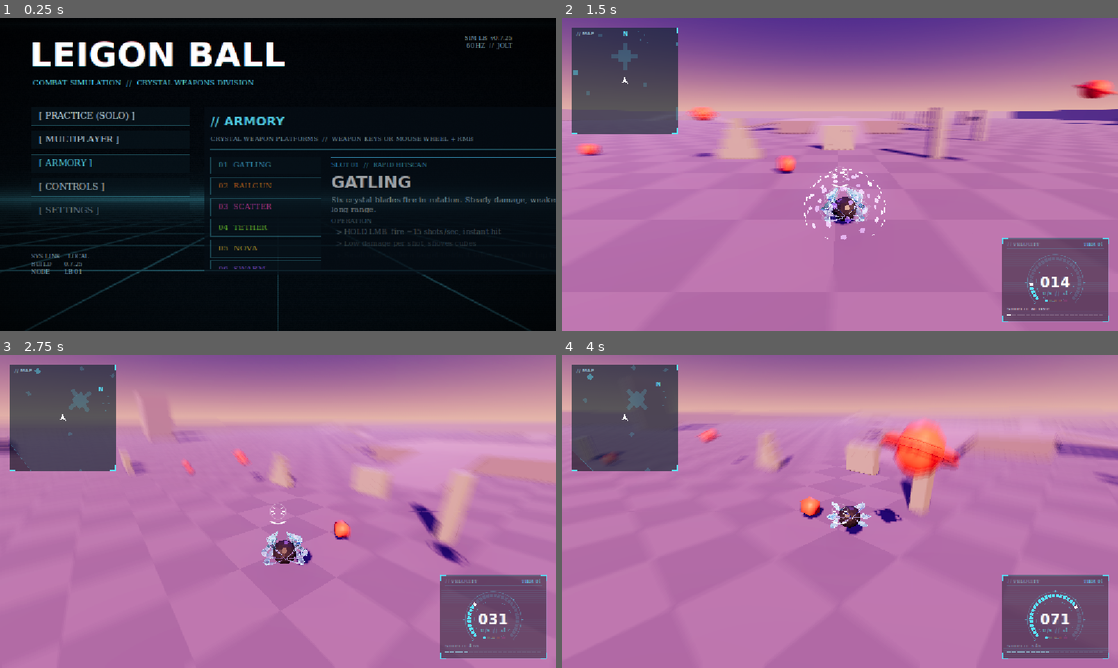
Above: before the commit, frames 1-4 (two rows, left to right).
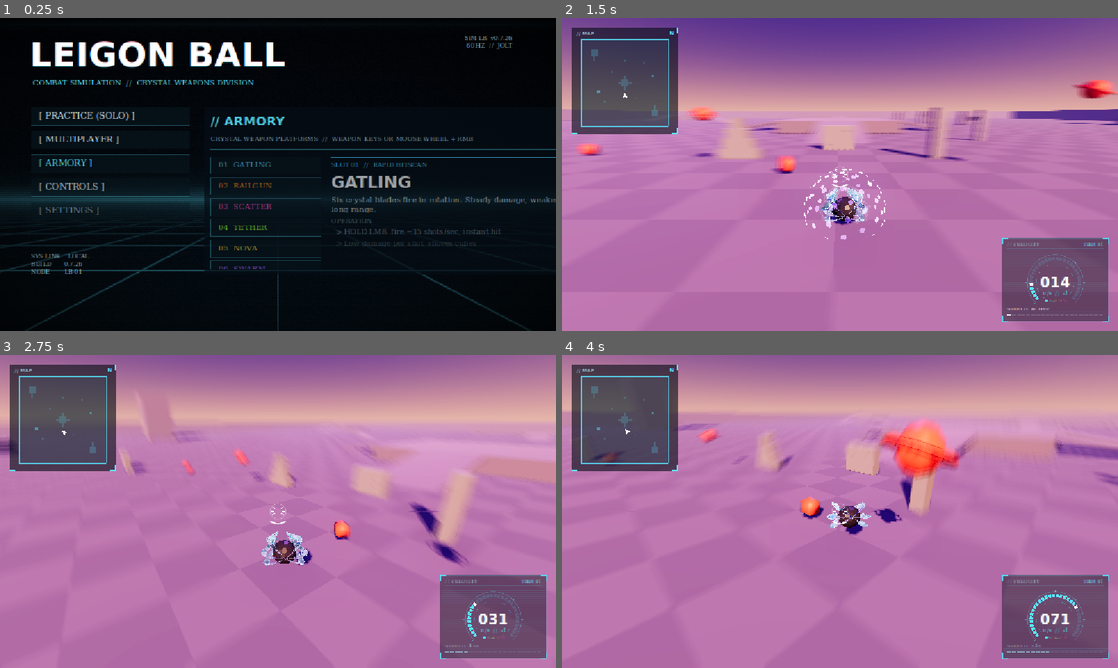
Above: after the commit, the same moments.

Repository: JumpYbutSchooled/Legion-Ball-
Game: Godot game, scene res://scenes/boot.tscn
The game is run twice, just before and just after one commit, with the same random seed, the same clock (stepped at 60 frames per second) and the same inputs.
Inputs (mouse positions are in pixels of both pictures, inside the frame that each line leads up to):
- Up to frame 1 (0.25 s): no input
- Up to frame 2 (1.5 s): click "[ PRACTICE (SOLO) ]" at 0.5 s; tap Enter at 1.25 s; move the mouse to (962, 158) at 1.27 s; hold D (move_right) from 1.28 s (still down); tap Q (block) at 1.35 s; click (962, 158) at 1.42 s
- Up to frame 3 (2.75 s): tap Space (jump) at 1.52, 2.27 s; move the mouse to (250, 511) at 2.02 s; release D (move_right) at 2.03 s; hold W (move_forward) from 2.03 s (still down); tap E (camera_right) at 2.1 s; click (250, 511) at 2.17 s
- Up to frame 4 (4 s): keep holding W (move_forward); move the mouse to (851, 505) at 2.77 s; hold / (chat) 2.78-3.53 s; click (851, 505) at 2.92 s; move the mouse to (834, 517) at 3.52 s; tap Shift (chat_global) at 3.6 s; click (834, 517) at 3.67 s; tap Space (jump) at 3.77 s

The runs differ from the first frame. In frame 1, less than 0.1% of the frame differs, in the area x 14-92%, y 5-80%; in frame 2, 0.6%; in frame 3, 0.6%; in frame 4, 0.6%, in the area x 3-21%, y 3-38%.

Commit message:
Release v0.7.26

Diff:
--- a/scripts/ui/minimap.gd
+++ b/scripts/ui/minimap.gd
@@ -1,8 +1,9 @@
 extends CanvasLayer
-## Minimap, top-left. The level from above, turning with the camera so straight up is the
-## way you're looking; taller walls draw brighter. Other players only show while you can
-## actually see them (nothing in the way) or they're very close, then fade out where they
-## were last seen, so the map doesn't give everyone's position away.
+## Minimap, top-left. The whole level from above, north up, fitted into the box; taller
+## walls draw brighter. You're the arrow, pointing the way the camera looks. Other players
+## only show while you can actually see them (nothing in the way) or they're very close,
+## then fade out where they were last seen, so the map doesn't give everyone's position
+## away.
 ## Reads the level itself: every box collider under the arena's Map node, plus the map's
 ## outline() if it has one (sprawl_map.gd).
 
@@ -10,8 +11,8 @@
 
 const SIZE := 220.0
 const MARGIN := 20.0
-## Metres from the centre of the minimap to its edge.
-const RANGE := 130.0
+## Space round the map inside the box (the top has the "// MAP" header).
+const PAD := 20.0
 ## Players this close always show, wall or not.
 const CLOSE := 25.0
 ## Seconds a player's last-seen dot takes to fade.
@@ -27,6 +28,8 @@
 var _outline := PackedVector2Array()
 var _floors: Array = []  # PackedVector2Array each
 var _shapes: Array = []  # [footprint, top height], lowest first
+## The whole level's extent (x, z), fitted into the box.
+var _bounds := Rect2()
 var _collected := false
 var _seen := {}  # peer id -> [last seen position (x, z), seconds since]
 var _check_timer := 0.0
@@ -93,6 +96,18 @@
 		_outline = layout.call("outline")
 	_collect(map)
 	_shapes.sort_custom(func(a: Array, b: Array) -> bool: return a[1] < b[1])
+	# The level's extent: its outline, else its floors, else everything.
+	var points := PackedVector2Array(_outline)
+	if points.is_empty():
+		for poly in _floors:
+			points.append_array(poly)
+	if points.is_empty():
+		for shape in _shapes:
+			points.append_array(shape[0])
+	if not points.is_empty():
+		_bounds = Rect2(points[0], Vector2.ZERO)
+		for p in points:
+			_bounds = _bounds.expand(p)
 
 
 func _collect(node: Node) -> void:
@@ -124,16 +139,10 @@
 		_collect_level()
 	var rect := Rect2(Vector2.ZERO, Vector2(SIZE, SIZE))
 	var center := rect.size / 2.0
-	# Turn the map so the camera's facing points straight up.
-	var fwd := -cam.global_basis.z
-	var facing := Vector2(fwd.x, fwd.z)
-	if facing.length_squared() < 0.0001:
-		var up := cam.global_basis.y
-		facing = Vector2(up.x, up.z)
-	var turn := -PI / 2.0 - facing.angle()
-	var me := Vector2(ball.global_position.x, ball.global_position.z)
-	var zoom := center.x / RANGE
-	var to_screen := Transform2D(turn, Vector2(zoom, zoom), 0.0, center) * Transform2D(0.0, -me)
+	# The whole level, north up, fitted inside the box.
+	var span := maxf(maxf(_bounds.size.x, _bounds.size.y), 1.0)
+	var zoom := (SIZE - PAD * 2.0) / span
+	var to_screen := Transform2D(0.0, Vector2(zoom, zoom), 0.0, center + Vector2(0.0, 4.0)) * Transform2D(0.0, -_bounds.get_center())
 
 	_panel.draw_rect(rect, Color(0.02, 0.05, 0.08, 0.62))
 	_panel.draw_set_transform_matrix(to_screen)
@@ -145,7 +154,19 @@
 			_panel.draw_colored_polygon(poly, ground)
 	for shape in _shapes:
 		var k := clampf(shape[1] / 40.0, 0.0, 1.0)
-		_panel.draw_colored_polygon(shape[0], Color(UIStyle.ACCENT, lerpf(0.16, 0.75, k)))
+		var col := Color(UIStyle.ACCENT, lerpf(0.16, 0.75, k))
+		_panel.draw_colored_polygon(shape[0], col)
+		# Zoomed out this far, thin walls are under a pixel wide: outline the tall ones.
+		if k > 0.5:
+			var loop := PackedVector2Array(shape[0])
+			loop.append(loop[0])
+			_panel.draw_polyline(loop, col, -1.0)
+	# The level's edge.
+	var edges: Array = [_outline] if _outline.size() >= 3 else _floors
+	for loop_points in edges:
+		var edge := PackedVector2Array(loop_points)
+		edge.append(edge[0])
+		_panel.draw_polyline(edge, Color(UIStyle.ACCENT, 0.8), -1.0)
 	_panel.draw_set_transform_matrix(Transform2D.IDENTITY)
 
 	# Other players, where they were last seen; pinned to the edge if off the map.
@@ -165,14 +186,20 @@
 			_panel.draw_circle(pos, 5.5, Color(0, 0, 0, 0.6 * alpha))
 			_panel.draw_circle(pos, 4.0, Color(color, alpha))
 
-	# You: an arrow in the middle, always pointing up.
-	_panel.draw_colored_polygon(PackedVector2Array([
-		center + Vector2(0, -8), center + Vector2(6, 6), center + Vector2(0, 3), center + Vector2(-6, 6),
-	]), Color.WHITE)
-
-	# North marker on the rim.
-	var north := center + Vector2(0, -1).rotated(turn) * (center.x - 12.0)
-	_panel.draw_string(_font, north + Vector2(-4, 5), "N", HORIZONTAL_ALIGNMENT_LEFT, -1, 12, UIStyle.ACCENT)
+	# You: an arrow where you are, pointing the way the camera looks.
+	var fwd := -cam.global_basis.z
+	var facing := Vector2(fwd.x, fwd.z)
+	if facing.length_squared() < 0.0001:
+		var up := cam.global_basis.y
+		facing = Vector2(up.x, up.z)
+	var me: Vector2 = to_screen * Vector2(ball.global_position.x, ball.global_position.z)
+	_panel.draw_set_transform_matrix(Transform2D(facing.angle() + PI / 2.0, me))
+	var arrow := PackedVector2Array([Vector2(0, -7), Vector2(5, 5), Vector2(0, 2.5), Vector2(-5, 5)])
+	_panel.draw_colored_polygon(arrow, Color.WHITE)
+	_panel.draw_set_transform_matrix(Transform2D.IDENTITY)
+
+	# North is always up.
+	_panel.draw_string(_font, Vector2(SIZE - 18.0, 16.0), "N", HORIZONTAL_ALIGNMENT_LEFT, -1, 12, UIStyle.ACCENT)
 
 	# Frame: hairline border, bright corner brackets and a header, like the speedometer.
 	_panel.draw_rect(rect, Color(UIStyle.ACCENT, 0.25), false, 1.0)
--- a/scripts/ui/weapon_selector.gd
+++ b/scripts/ui/weapon_selector.gd
@@ -1,10 +1,9 @@
 extends CanvasLayer
-## Radial weapon menu. Scrolling the mouse wheel opens a ring of weapons round the middle
-## of the screen and steps round it; while it's open, moving the mouse points at a weapon
-## (the camera holds still meanwhile). The weapon you're on spins as a hologram in the
-## middle, with its name below. Right-click equips it; Esc, or a few idle seconds, closes
-## it. Ctrl + wheel is left alone (camera zoom). Staff weapons only appear if unlocked
-## (and not hidden with 0).
+## Mouse-wheel weapon browser. Scrolling slides a small, low-key wheel in from the left:
+## a ring of weapon slots (the one you've scrolled to lit in its colour, a dot on the
+## equipped one) round a spinning hologram of that weapon, with its name below.
+## Right-click equips it; it hides after a few idle seconds. Ctrl + wheel is left alone
+## (camera zoom). Staff weapons only appear if unlocked (and not hidden with 0).
 
 const UIStyle := preload("res://scripts/ui/ui_style.gd")
 const WeaponInfo := preload("res://scripts/weapon_info.gd")
@@ -13,26 +12,24 @@
 ## The weapon manager (Ball/Weapon).
 @export var weapon: Node
 @export var idle_hide_time := 3.0
-## Ring size in pixels.
-@export var outer_radius := 210.0
-@export var inner_radius := 120.0
+## Size of the whole wheel (and the text under it).
+@export var panel_width := 200.0
+## Distance from the left edge of the screen when shown.
+@export var margin := 20.0
 ## Overall opacity when fully shown.
-@export var opacity := 0.9
-## How far (pixels of mouse movement) the pointer has to go before it picks a weapon.
-@export var pick_deadzone := 40.0
+@export var opacity := 0.85
+
+const OUTER := 96.0
+const INNER := 62.0
 
 var _open := false
 var _candidate := 0
 var _idle := 0.0
-var _show := 0.0  # 0 hidden .. 1 shown
+var _slide := 0.0  # 0 hidden .. 1 shown
 var _confirm_flash := 0.0
-## Where the mouse is pointing, relative to the ring's middle.
-var _pointer := Vector2.ZERO
-var _message := ""
-
-var _root: Control
+
+var _panel: Control
 var _ring: Control
-var _holo_holder: SubViewportContainer
 var _name: Label
 var _tag: Label
 var _hint: Label
@@ -49,36 +46,18 @@
 	process_mode = Node.PROCESS_MODE_ALWAYS
 	_font = UIStyle.font(true)
 	_build_ui()
-	_root.modulate.a = 0.0
-	_root.visible = false
+	_panel.modulate.a = 0.0
 	if weapon and weapon.has_signal("staff_weapons_toggled"):
 		weapon.connect("staff_weapons_toggled", _on_staff_weapons_toggled)
 
 
-## Key 0: pop the ring open so you can see the staff weapons appear or vanish.
+## Key 0: pop the wheel open so you can see the staff weapons appear or vanish.
 func _on_staff_weapons_toggled(shown: bool) -> void:
-	_open_ring()
-	_message = "STAFF WEAPONS SHOWN" if shown else "STAFF WEAPONS HIDDEN"
+	_open = true
+	_candidate = weapon.get("current")
+	_idle = 0.0
 	_refresh()
-
-
-func _input(event: InputEvent) -> void:
-	# While open, the mouse points at weapons instead of turning the camera.
-	if not _open or get_tree().paused:
-		return
-	var motion := event as InputEventMouseMotion
-	if motion:
-		_pointer = (_pointer + motion.relative).limit_length(outer_radius)
-		if _pointer.length() > pick_deadzone:
-			var pick := _slot_at(_pointer.angle())
-			if pick != _candidate:
-				_candidate = pick
-				_refresh()
-			_idle = 0.0
-		get_viewport().set_input_as_handled()
-	elif event.is_action_pressed("ui_cancel"):
-		_open = false
-		get_viewport().set_input_as_handled()
+	_hint.text = "STAFF WEAPONS SHOWN  (0)" if shown else "STAFF WEAPONS HIDDEN  (0)"
 
 
 func _unhandled_input(event: InputEvent) -> void:
@@ -98,42 +77,19 @@
 			if _open:
 				weapon.call("select", _candidate)
 				_confirm_flash = 1.0
-				_idle = idle_hide_time - 0.4  # Close shortly after confirming.
+				_idle = idle_hide_time - 0.5  # Close shortly after confirming.
 				_refresh()
 				get_viewport().set_input_as_handled()
 
 
-func _open_ring() -> void:
+func _browse(step: int) -> void:
+	var total := WeaponInfo.unlocked_count(get_tree())
 	if not _open:
 		_open = true
 		_candidate = weapon.get("current")
-		_pointer = Vector2.ZERO
+	_candidate = (_candidate + step + total) % total
 	_idle = 0.0
-
-
-## Wheel: step round the ring (down = clockwise).
-func _browse(step: int) -> void:
-	var total := WeaponInfo.unlocked_count(get_tree())
-	_open_ring()
-	_message = ""
-	_candidate = (_candidate + step + total) % total
-	# Point the mouse "pointer" at it too, so moving the mouse carries on from here.
-	_pointer = Vector2.from_angle(_slot_angle(_candidate)) * (pick_deadzone + 1.0)
 	_refresh()
-
-
-func _count() -> int:
-	return maxi(WeaponInfo.unlocked_count(get_tree()), 1)
-
-
-## Slot 0 at the top, going clockwise.
-func _slot_angle(slot: int) -> float:
-	return -PI / 2.0 + TAU * float(slot) / _count()
-
-
-func _slot_at(angle: float) -> int:
-	var step := TAU / _count()
-	return int(round(fposmod(angle + PI / 2.0, TAU) / step)) % _count()
 
 
 func _process(delta: float) -> void:
@@ -143,16 +99,16 @@
 		_idle += delta
 		if _idle >= idle_hide_time:
 			_open = false
-	_show = move_toward(_show, 1.0 if _open else 0.0, delta * 7.0)
-	var eased := ease(_show, 0.4)
-	_root.visible = _show > 0.001
-	_root.modulate.a = eased * opacity
-	# Pops open from slightly smaller, round the middle of the screen.
-	var s := lerpf(0.85, 1.0, eased)
-	_root.pivot_offset = _root.size / 2.0
-	_root.scale = Vector2(s, s)
+	_slide = move_toward(_slide, 1.0 if _open else 0.0, delta * 6.0)
+	var eased := ease(_slide, 0.4)
+	var view := _panel.get_viewport_rect().size
+	# Slides in from off the left edge, vertically centered.
+	var x := lerpf(-panel_width - 20.0, margin, eased)
+	_panel.position = Vector2(x, (view.y - _panel.size.y) / 2.0)
+	_panel.modulate.a = eased * opacity
+	_panel.visible = _slide > 0.001
 	_confirm_flash = move_toward(_confirm_flash, 0.0, delta * 3.0)
-	if _root.visible:
+	if _panel.visible:
 		_ring.queue_redraw()
 		if _holo_root:
 			_holo_root.rotate_y(delta * 1.1)
@@ -166,59 +122,50 @@
 	_name.add_theme_color_override("font_color", color)
 	_tag.text = info["tag"]
 	var equipped: int = weapon.get("current")
-	if _message != "":
-		_hint.text = _message
-	else:
-		_hint.text = "RIGHT-CLICK  equip" if _candidate != equipped else "equipped"
+	_hint.text = "RMB  equip" if _candidate != equipped else "equipped"
 	_holo_mat.set_shader_parameter("color", color)
 	_pad_mat.set_shader_parameter("color", color)
 	_build_hologram(_candidate)
 
 
-## The ring: one wedge per weapon, the pointed-at one lit in its colour, the equipped one
-## marked with a dot, and the mouse pointer as a small tick on the inner edge.
+func _count() -> int:
+	return maxi(WeaponInfo.unlocked_count(get_tree()), 1)
+
+
+## The wheel: faint glass disc, one thin segment per slot round the edge with its number
+## (the scrolled-to one lit in its colour), and a dot on the equipped one.
 func _draw_ring() -> void:
 	var center := _ring.size / 2.0
 	var n := _count()
 	var step := TAU / n
-	var gap := 0.04
+	var gap := 0.06
 	var equipped: int = weapon.get("current") if weapon else 0
-	# A dark disc behind the hologram, so your own ball doesn't clutter it.
-	_ring.draw_circle(center, inner_radius - 6.0, Color(0.02, 0.05, 0.08, 0.78))
-	_ring.draw_arc(center, inner_radius - 6.0, 0.0, TAU, 64, Color(UIStyle.ACCENT, 0.25), 1.0, true)
+	# Faint glass, like the old panel: mostly see-through, barely-there border.
+	_ring.draw_circle(center, OUTER + 4.0, Color(0.02, 0.05, 0.08, 0.45))
+	_ring.draw_arc(center, OUTER + 4.0, 0.0, TAU, 64, Color(0.35, 0.9, 1.0, 0.16), 1.0, true)
+	_ring.draw_arc(center, INNER - 2.0, 0.0, TAU, 48, Color(0.35, 0.9, 1.0, 0.1), 1.0, true)
 	for i in n:
 		var info := WeaponInfo.get_entry(i)
 		var color: Color = info["color"]
-		var mid := _slot_angle(i)
+		var mid := -PI / 2.0 + step * i
 		var picked := i == _candidate
 		var poly := PackedVector2Array()
-		var segs := 12
+		var segs := 10
 		for k in segs + 1:
-			poly.append(center + Vector2.from_angle(mid - step / 2.0 + gap + (step - gap * 2.0) * k / segs) * (outer_radius + (8.0 if picked else 0.0)))
+			poly.append(center + Vector2.from_angle(mid - step / 2.0 + gap + (step - gap * 2.0) * k / segs) * OUTER)
 		for k in range(segs, -1, -1):
-			poly.append(center + Vector2.from_angle(mid - step / 2.0 + gap + (step - gap * 2.0) * k / segs) * inner_radius)
-		var fill := Color(color, 0.32 + _confirm_flash * 0.3) if picked else Color(0.02, 0.05, 0.08, 0.66)
-		_ring.draw_colored_polygon(poly, fill)
+			poly.append(center + Vector2.from_angle(mid - step / 2.0 + gap + (step - gap * 2.0) * k / segs) * INNER)
+		if picked:
+			_ring.draw_colored_polygon(poly, Color(color, 0.28 + _confirm_flash * 0.3))
 		poly.append(poly[0])
-		_ring.draw_polyline(poly, Color(color, 0.95 if picked else 0.35), 2.0 if picked else 1.0, true)
-		# Slot number and name in the middle of the wedge.
-		var text_pos := center + Vector2.from_angle(mid) * (inner_radius + outer_radius) / 2.0
-		var label := "%d  %s" % [i + 1, _short_name(info["name"])]
-		var size := 13
-		var width := _font.get_string_size(label, HORIZONTAL_ALIGNMENT_LEFT, -1, size).x
-		_ring.draw_string(_font, text_pos + Vector2(-width / 2.0, 5.0), label, HORIZONTAL_ALIGNMENT_LEFT, -1, size, color if picked else Color(UIStyle.TEXT, 0.8))
+		_ring.draw_polyline(poly, Color(color, 0.9) if picked else Color(UIStyle.TEXT_DIM, 0.35), 1.5 if picked else 1.0, true)
+		# Slot number in the segment.
+		var text := str(i + 1)
+		var pos := center + Vector2.from_angle(mid) * (INNER + OUTER) / 2.0
+		var w := _font.get_string_size(text, HORIZONTAL_ALIGNMENT_LEFT, -1, 12).x
+		_ring.draw_string(_font, pos + Vector2(-w / 2.0, 4.0), text, HORIZONTAL_ALIGNMENT_LEFT, -1, 12, color if picked else UIStyle.TEXT_DIM)
 		if i == equipped:
-			_ring.draw_circle(center + Vector2.from_angle(mid) * (outer_radius - 12.0), 4.0, color)
-	# Pointer tick on the inner edge, where the mouse is aiming.
-	if _pointer.length() > pick_deadzone:
-		var dir := _pointer.normalized()
-		_ring.draw_line(center + dir * (inner_radius - 14.0), center + dir * (inner_radius - 2.0), UIStyle.ACCENT, 3.0, true)
-
-
-## Long names shortened to fit a wedge ("PILLARS OF GOD" -> "PILLARS").
-func _short_name(full: String) -> String:
-	var words := full.split(" ")
-	return words[0] if words.size() > 2 else full
+			_ring.draw_circle(center + Vector2.from_angle(mid) * (OUTER - 7.0), 2.5, color)
 
 
 func _build_hologram(slot: int) -> void:
@@ -258,32 +205,35 @@
 
 
 func _build_ui() -> void:
-	_root = Control.new()
-	_root.set_anchors_preset(Control.PRESET_FULL_RECT)
-	_root.mouse_filter = Control.MOUSE_FILTER_IGNORE
-	_root.theme = UIStyle.make_theme()
-	add_child(_root)
-
+	var root := Control.new()
+	root.set_anchors_preset(Control.PRESET_FULL_RECT)
+	root.mouse_filter = Control.MOUSE_FILTER_IGNORE
+	root.theme = UIStyle.make_theme()
+	add_child(root)
+
+	_panel = VBoxContainer.new()
+	_panel.custom_minimum_size = Vector2(panel_width, 0)
+	_panel.add_theme_constant_override("separation", 3)
+	_panel.mouse_filter = Control.MOUSE_FILTER_IGNORE
+	root.add_child(_panel)
+
+	# The wheel, with the hologram stage in its middle.
 	_ring = Control.new()
-	_ring.set_anchors_preset(Control.PRESET_FULL_RECT)
+	_ring.custom_minimum_size = Vector2(panel_width, panel_width)
 	_ring.mouse_filter = Control.MOUSE_FILTER_IGNORE
 	_ring.draw.connect(_draw_ring)
-	_root.add_child(_ring)
-
-	# Hologram stage in the middle of the ring: its own little 3D world.
-	_holo_holder = SubViewportContainer.new()
-	_holo_holder.stretch = true
-	_holo_holder.custom_minimum_size = Vector2(180, 150)
-	_holo_holder.size = Vector2(180, 150)
-	_holo_holder.set_anchors_preset(Control.PRESET_CENTER)
-	_holo_holder.position = Vector2(-90, -85)
-	_holo_holder.mouse_filter = Control.MOUSE_FILTER_IGNORE
-	_root.add_child(_holo_holder)
+	_panel.add_child(_ring)
+	var holder := SubViewportContainer.new()
+	holder.stretch = true
+	holder.size = Vector2(INNER * 2.0 - 8.0, INNER * 2.0 - 8.0)
+	holder.position = Vector2(panel_width / 2.0 - INNER + 4.0, panel_width / 2.0 - INNER + 4.0)
+	holder.mouse_filter = Control.MOUSE_FILTER_IGNORE
+	_ring.add_child(holder)
 	var vp := SubViewport.new()
 	vp.own_world_3d = true
 	vp.transparent_bg = true
 	vp.msaa_3d = Viewport.MSAA_4X
-	_holo_holder.add_child(vp)
+	holder.add_child(vp)
 	var cam := Camera3D.new()
 	cam.fov = 40.0
 	vp.add_child(cam)
@@ -310,20 +260,12 @@
 	pad_mi.position = Vector3(0, -0.9, 0)
 	vp.add_child(pad_mi)
 
-	# Name, tag and hint just below the ring.
-	var info := VBoxContainer.new()
-	info.set_anchors_preset(Control.PRESET_CENTER)
-	info.custom_minimum_size = Vector2(420, 0)
-	info.position = Vector2(-210, outer_radius + 18.0)
-	info.alignment = BoxContainer.ALIGNMENT_BEGIN
-	info.mouse_filter = Control.MOUSE_FILTER_IGNORE
-	_root.add_child(info)
-	_name = UIStyle.label("", 22, Color.WHITE, true)
+	_name = UIStyle.label("", 18, Color.WHITE, true)
 	_name.horizontal_alignment = HORIZONTAL_ALIGNMENT_CENTER
-	info.add_child(_name)
-	_tag = UIStyle.label("", 11, UIStyle.TEXT_DIM)
+	_panel.add_child(_name)
+	_tag = UIStyle.label("", 10, UIStyle.TEXT_DIM)
 	_tag.horizontal_alignment = HORIZONTAL_ALIGNMENT_CENTER
-	info.add_child(_tag)
-	_hint = UIStyle.label("", 11, UIStyle.ACCENT)
+	_panel.add_child(_tag)
+	_hint = UIStyle.label("", 10, UIStyle.TEXT_DIM)
 	_hint.horizontal_alignment = HORIZONTAL_ALIGNMENT_CENTER
-	info.add_child(_hint)
+	_panel.add_child(_hint)
Not shown, changed: version.txt
